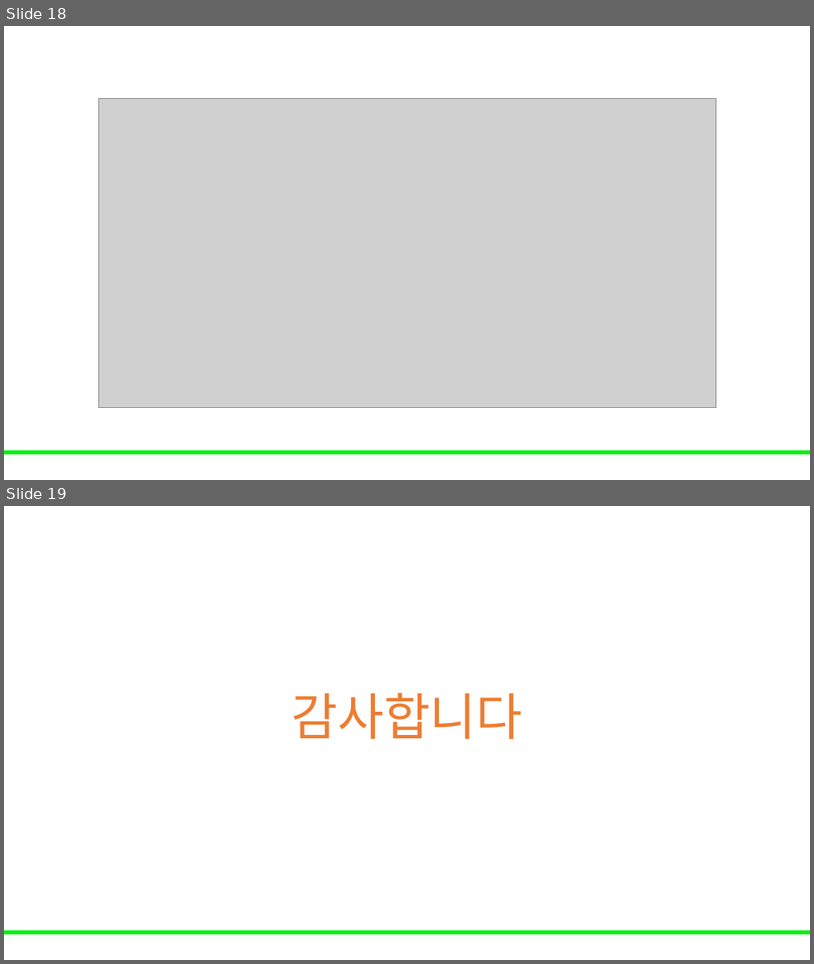
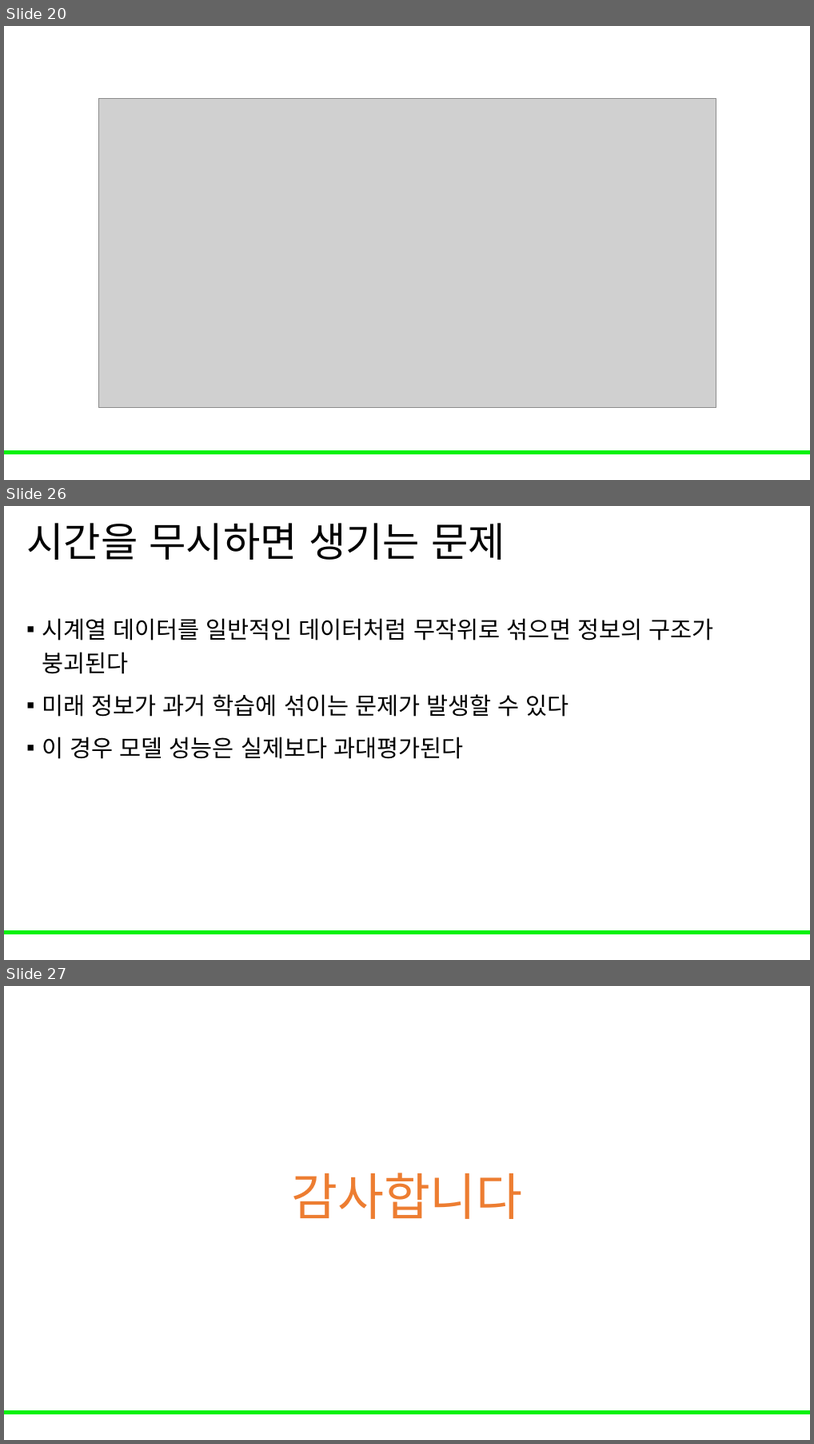
Before and after one commit to Leader-Lesson/KDT_RE_5th, a slide deck: material/5_AI/04_데이터 전처리와 EDA 기초.pptx. Shown one above the other, each under a label of ours: slides 18 and 19 before the commit, slides 20, 26 and 27 after it; the slides between them are not shown. The pictures are 814x964 and 814x1444 pixels, drawn with LibreOffice and Linux fonts; fonts in the diff are those of the drawing; grey boxes stand for pictures; background and template pictures are left out. Boxes give left, top, right and bottom in pixels: in the first picture for what was removed or moved away, otherwise in the second. Text is boxed around its words. In the diff, an @@ line names an element or a change of style, - is before the commit and + after.

```diff
--- a/material/5_AI/04_데이터 전처리와 EDA 기초.pptx
+++ b/material/5_AI/04_데이터 전처리와 EDA 기초.pptx
@@ slide 26 added at (4,506,810,960), background #FFFFFF; not listed: 1 template element that a slide beside it also shows @@
@@ title added at (26,523,506,560), 48 pt, text #000000 @@
+시간을 무시하면 생기는 문제
@@ text added at (42,618,714,759), 28 pt, text #000000 @@
+▪ 시계열 데이터를 일반적인 데이터처럼 무작위로 섞으면 정보의 구조가 붕괴된다
+▪ 미래 정보가 과거 학습에 섞이는 문제가 발생할 수 있다
+▪ 이 경우 모델 성능은 실제보다 과대평가된다
@@ what was slide 18 is now slide 20 @@
@@ what was slide 19 is now slide 27 @@
```
Also in this commit, not shown: 3 slides changed, 7 other slides added.
